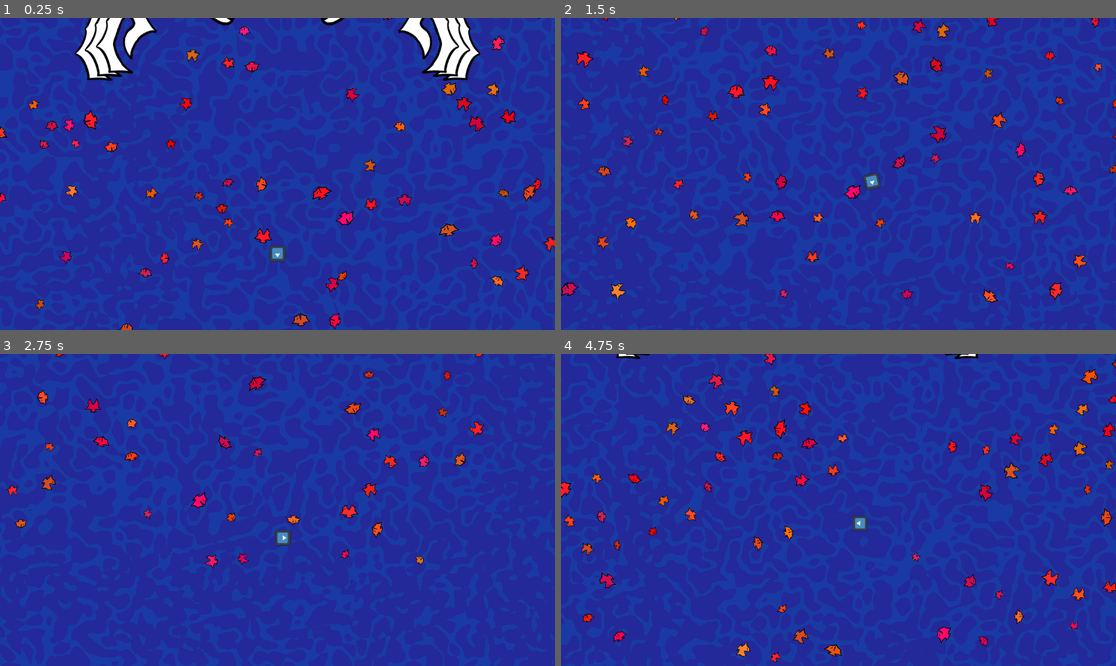
Above: before the commit, frames 1-4 (two rows, left to right).
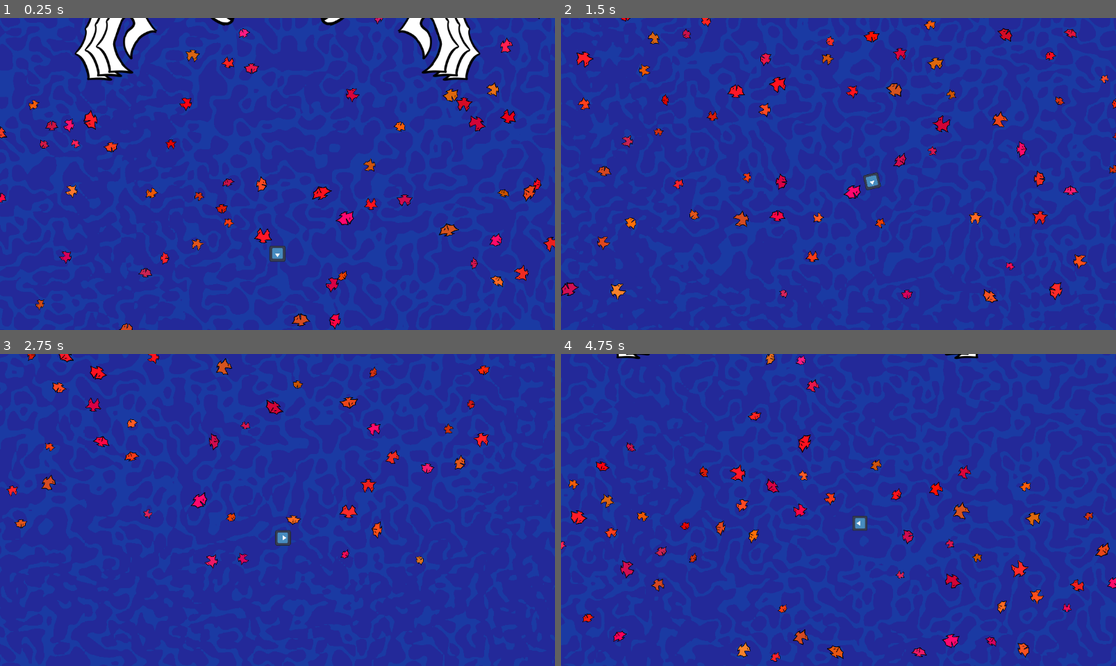
Above: after the commit, the same moments.

Repository: Krapas2/boidslop
Game: Godot game, scene res://scenes/screens/test-scene.tscn
Two runs of this game, one before a commit and one after it. Both use one fixed random seed, a clock stepped at 60 frames per second and the inputs below. The engine's default icon, where the game draws it, is replaced by a stand-in: a white triangle on a blue panel in a dark square.
Inputs (mouse positions are in pixels of both pictures, inside the frame that each line leads up to):
- Up to frame 1 (0.25 s): no input
- Up to frame 2 (1.5 s): move the mouse to (960, 158) at 0.52 s; hold D (walk_right) 0.53-1.28 s; move the mouse to (727, 189) at 1.27 s; hold S (walk_down) from 1.28 s (still down)
- Up to frame 3 (2.75 s): move the mouse to (333, 441) at 2.02 s; release S (walk_down) at 2.03 s; hold D (walk_right) from 2.03 s (still down)
- Up to frame 4 (4.75 s): move the mouse to (810, 572) at 2.77 s; release D (walk_right) at 2.78 s; hold W (walk_up) 2.78-3.53 s; move the mouse to (1005, 556) at 3.52 s; hold A (walk_left) from 3.53 s (still down); move the mouse to (672, 463) at 4.27 s

The runs differ from the first frame. In frame 1, 0.4% of the frame differs, in the area x 40-93%, y 0-37%; in frame 2, 2.1%; in frame 3, 1.9%; in frame 4, 5.8%, in the area x 0-100%, y 0-99%.

Commit message:
repulsion field fix

Diff:
--- a/scenes/objects/balls.tscn
+++ b/scenes/objects/balls.tscn
@@ -116,8 +116,8 @@
 collision_mask = 2
 priority = 1
 script = ExtResource("2_um5xy")
-strength = 1000.0
-distance_scale = 0.01
+strength = 1600.0
+distance_unit = 100.0
 metadata/_custom_type_script = "uid://dmfk3q4rka5ng"
 
 [node name="CollisionShape2D" type="CollisionShape2D" parent="BallsHead/RepulsionField"]
@@ -143,8 +143,8 @@
 collision_mask = 2
 priority = 1
 script = ExtResource("2_um5xy")
-strength = 500.0
-distance_scale = 0.01
+strength = 1600.0
+distance_unit = 100.0
 metadata/_custom_type_script = "uid://dmfk3q4rka5ng"
 
 [node name="CollisionShape2D" type="CollisionShape2D" parent="BallsRightHand/RepulsionField"]
@@ -171,8 +171,8 @@
 collision_mask = 2
 priority = 1
 script = ExtResource("2_um5xy")
-strength = 500.0
-distance_scale = 0.01
+strength = 1600.0
+distance_unit = 100.0
 metadata/_custom_type_script = "uid://dmfk3q4rka5ng"
 
 [node name="CollisionShape2D" type="CollisionShape2D" parent="BallsLeftHand/RepulsionField"]
--- a/scenes/objects/player.tscn
+++ b/scenes/objects/player.tscn
@@ -15,6 +15,7 @@
 lock_rotation = true
 
 [node name="Sprite2D" type="Sprite2D" parent="."]
+z_index = 1
 scale = Vector2(0.2, 0.2)
 texture = ExtResource("1_2147m")
 
--- a/scripts/game/balls/repulsion-field.gd
+++ b/scripts/game/balls/repulsion-field.gd
@@ -2,11 +2,11 @@
 class_name RepulsionField
 
 @export var strength: float
-@export var distance_scale: float
+@export var distance_unit: float
 
-func _process(_delta: float) -> void:
+func _process(delta: float) -> void:
 	var relevant_bodies: Array[RigidBody2D] = bodies_in_radius()
-	apply_force(relevant_bodies)
+	apply_force(relevant_bodies, delta)
 
 func bodies_in_radius() -> Array[RigidBody2D]:
 	var bodies: Array[RigidBody2D] = []
@@ -17,13 +17,13 @@
 			bodies.append(body)
 	return bodies
 
-func apply_force(bodies: Array[RigidBody2D]) -> void:
+func apply_force(bodies: Array[RigidBody2D], delta: float) -> void:
 	for body: RigidBody2D in bodies:
 		var relative_position: Vector2 = body.global_position-global_position
-		var force: float = force_magnitude(relative_position.length())
+		var force: float = force_magnitude(relative_position.length()) * delta
 
-		body.apply_central_force(relative_position.normalized() * force)
+		body.linear_velocity += relative_position.normalized() * force
 
 func force_magnitude(distance: float) -> float:
-	var scaled_distance: float = distance * distance_scale
+	var scaled_distance: float = distance / distance_unit
 	return strength / (scaled_distance * scaled_distance + 1.0)
